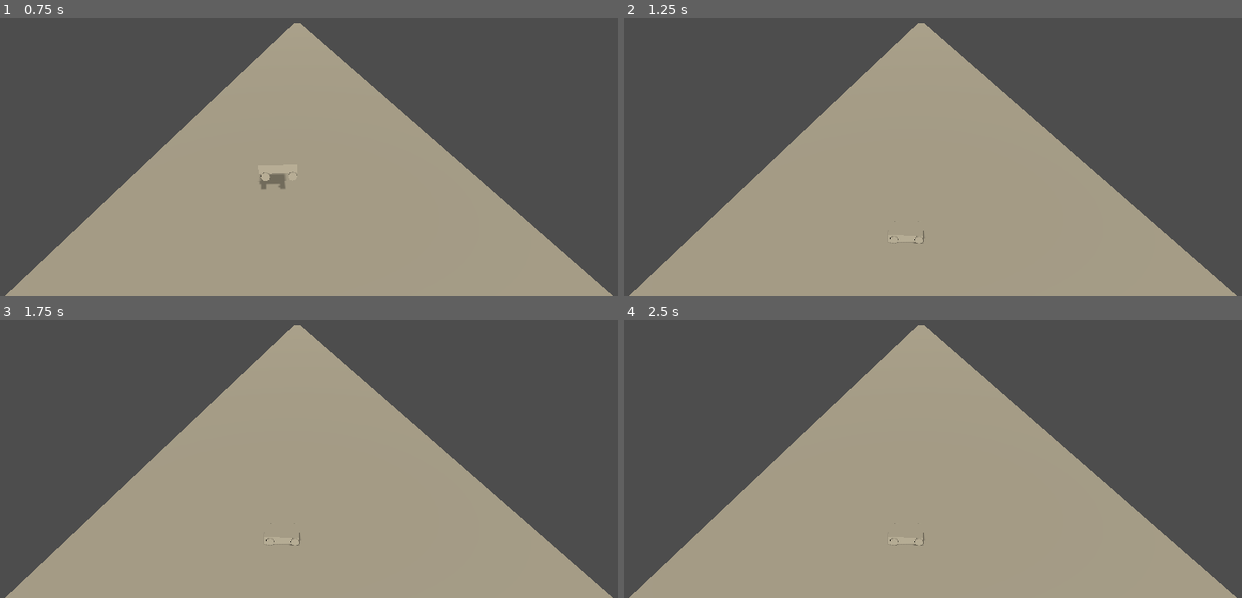
Above: before the commit, frames 1-4 (two rows, left to right).
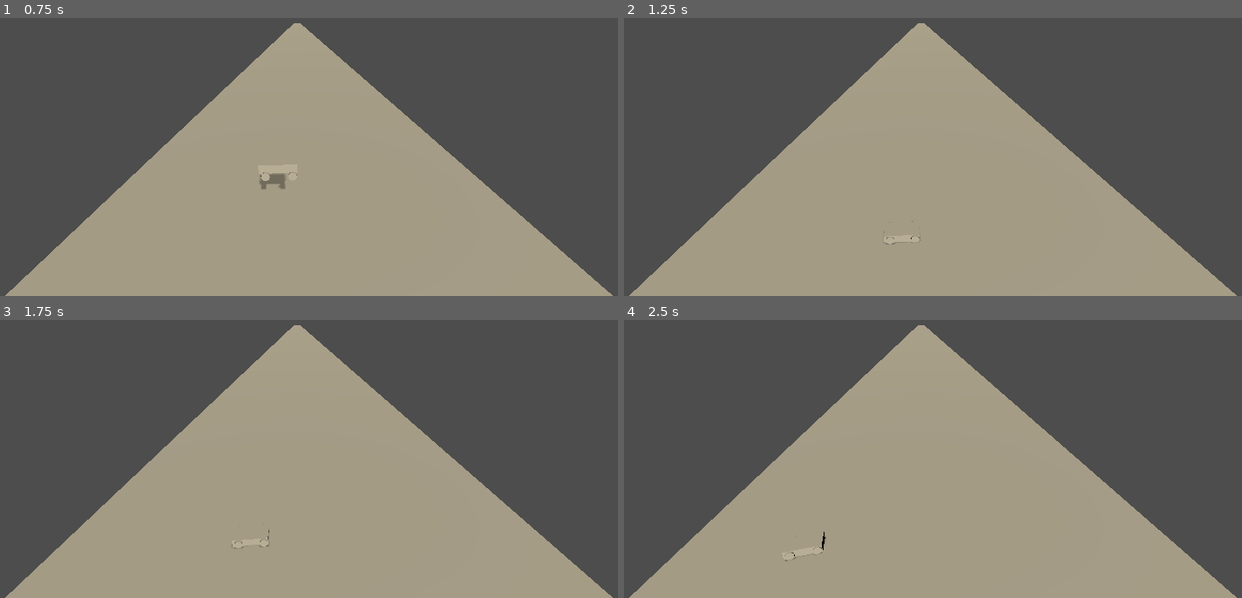
Above: after the commit, the same moments.

Repository: Reinforcement-Learning-Game/RL-Racing-Game
Game: Godot game, scene res://Tracks/Track1.tscn
Two runs of this game, one before a commit and one after it. Both use one fixed random seed, a clock stepped at 60 frames per second and the inputs below.
Inputs:
- Up to frame 1 (0.75 s): hold W (Accelerate) from 0.53 s (still down)
- Up to frame 2 (1.25 s): keep holding W (Accelerate)
- Up to frame 3 (1.75 s): keep holding W (Accelerate)
- Up to frame 4 (2.5 s): release W (Accelerate) at 2.03 s; hold A (Left) from 2.03 s (still down)

Frame 1 is identical in both runs. In frame 2, less than 0.1% of the frame differs, in the area x 42-49%, y 73-82%; in frame 3, less than 0.1%; in frame 4, less than 0.1%, in the area x 25-49%, y 73-87%.

Commit message:
adjusted vehicle vars, vehicle now works

Diff:
--- a/rl-race/Agents/player.gd
+++ b/rl-race/Agents/player.gd
@@ -25,13 +25,13 @@
 		return #Safety check
 	vehicle.reset_data(delta) # Calls all of the methods on the vehicle (steering, acceleration, rotatione etc)
 	# Input handling
-	if (Input.is_action_just_pressed("Accelerate")):
+	if (Input.is_action_pressed("Accelerate")):
 		vehicle.accelerate()
-	elif (Input.is_action_just_pressed("Left")):
+	if (Input.is_action_pressed("Left")):
 		vehicle.steer_left()
-	elif (Input.is_action_just_pressed("Right")):
+	if (Input.is_action_pressed("Right")):
 		vehicle.steer_right()
-	elif (Input.is_action_just_pressed("Brake")):
+	if (Input.is_action_pressed("Brake")):
 		vehicle.apply_brake()
 
 func get_vehicle():
--- a/rl-race/Vehicle/vehicle.gd
+++ b/rl-race/Vehicle/vehicle.gd
@@ -1,16 +1,16 @@
 extends VehicleBody3D
 class_name Vehicle
 
-@export var ENGINE_FORCE = 30.0 # proportional to acceleration
-@export var BRAKE_FORCE = 30.0
-@export var STEER_AMOUNT = PI/12
+@export var ENGINE_FORCE = 2600.0 # proportional to acceleration
+@export var BRAKE_FORCE = 270.0
+@export var STEER_AMOUNT = PI/128
 
-@export var MASS = 900.0
+@export var MASS = 600.0 # 900.0
 @export var MAX_VELOCITY = 60
-@export var MAX_STEERING = PI/3 # in radians
+@export var MAX_STEERING = PI/6 # in radians
 
 func _ready() -> void:
-	pass # Replace with function body.
+	mass = MASS
 
 func accelerate():
 	# might not be needed if friction-force increases as velocity does
@@ -21,13 +21,17 @@
 	engine_force = ENGINE_FORCE
 
 func steer(angle: float):
-	steering = max(steering + angle, sign(angle) * MAX_STEERING)
+	if (abs(steering + angle) <= MAX_STEERING):
+		steering += angle
+	else:
+		steering = sign(angle) * MAX_STEERING
+
 
 func steer_left():
-	steer(-STEER_AMOUNT)
+	steer(STEER_AMOUNT)
 
 func steer_right():
-	steer(STEER_AMOUNT)
+	steer(-STEER_AMOUNT)
 
 func apply_brake():
 	brake = BRAKE_FORCE
